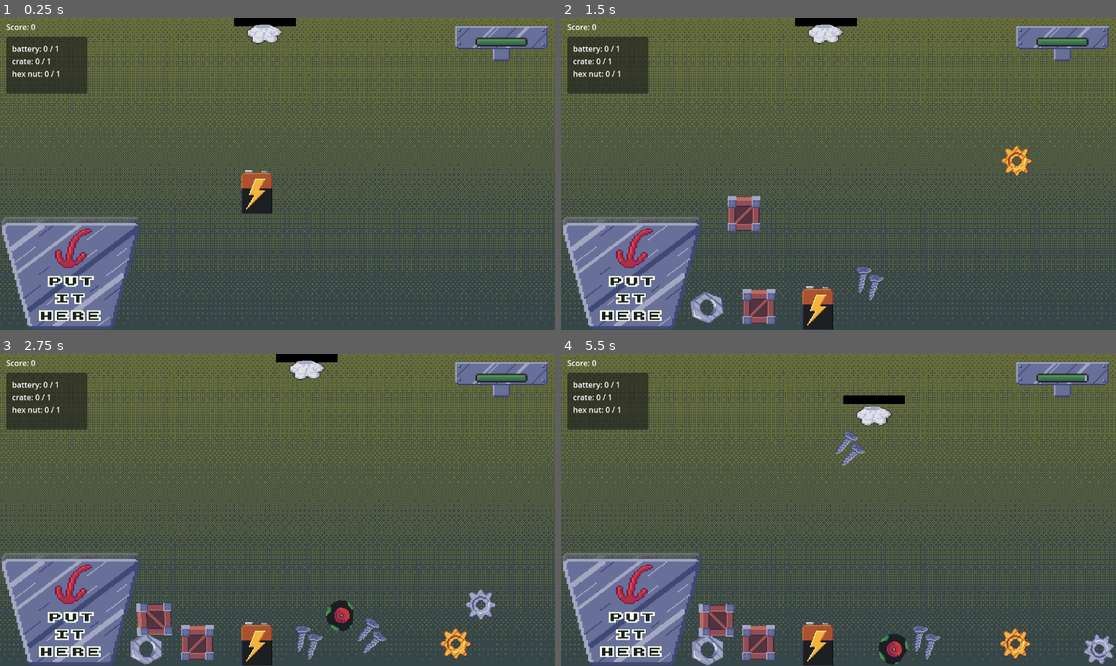
Above: before the commit, frames 1-4 (two rows, left to right).
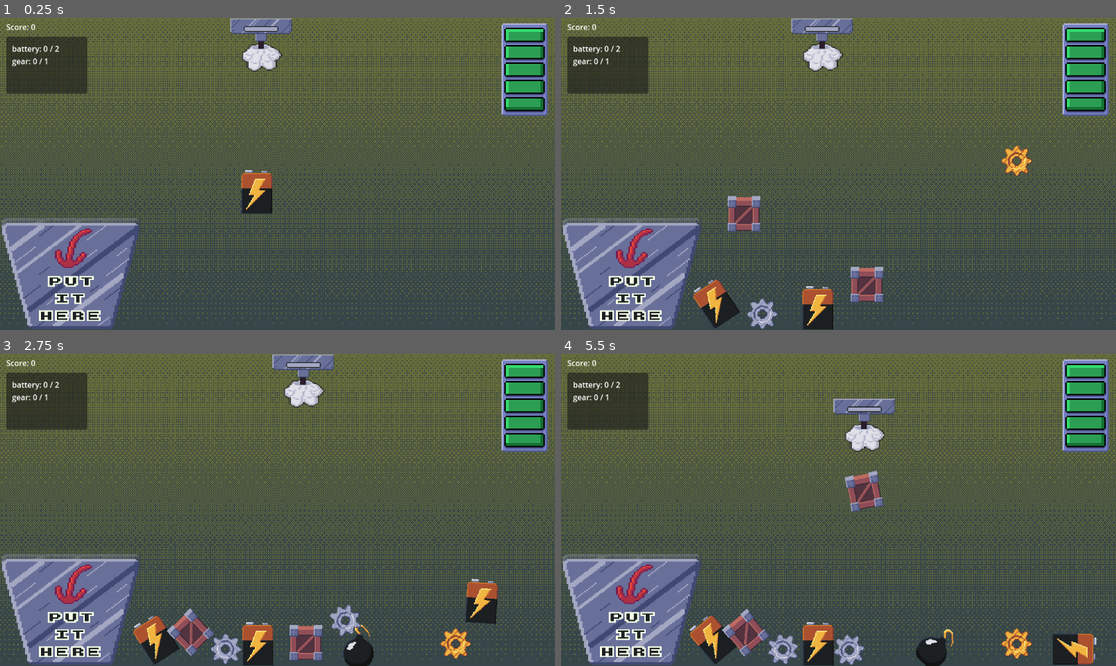
Above: after the commit, the same moments.

Repository: geuresti/mini_jam_214
Game: Godot game, scene res://Scenes/level.tscn
Same seed, same stepped clock (60 frames per second), same inputs: the game is played once before the commit and once after it. The engine's default icon, where the game draws it, is replaced by a stand-in: a white triangle on a blue panel in a dark square.
Inputs (mouse positions are in pixels of both pictures, inside the frame that each line leads up to):
- Up to frame 1 (0.25 s): no input
- Up to frame 2 (1.5 s): move the mouse to (960, 158) at 0.52 s; hold D (right) 0.53-1.28 s; tap Space (activate) at 0.6, 1.35 s; move the mouse to (727, 189) at 1.27 s; hold Down (ui_down) from 1.28 s (still down)
- Up to frame 3 (2.75 s): move the mouse to (333, 441) at 2.02 s; release Down (ui_down) at 2.03 s; hold D (right) from 2.03 s (still down); tap Space (activate) at 2.1 s
- Up to frame 4 (5.5 s): move the mouse to (810, 572) at 2.77 s; release D (right) at 2.78 s; hold Up (ui_up) 2.78-3.53 s; tap Space (activate) every 0.75 s from 2.85 to 5.1 s; move the mouse to (1005, 556) at 3.52 s; hold A (left) 3.53-5.03 s; move the mouse to (672, 463) at 4.27 s; move the mouse to (866, 510) at 5.02 s; hold Down (ui_down) from 5.03 s (still down)

The runs differ from the first frame. In frame 1, 4.6% of the frame differs, in the area x 0-99%, y 0-68%; in frame 2, 6.8%; in frame 3, 9.5%; in frame 4, 10%, in the area x 0-100%, y 1-100%.

Commit message:
Added Energy Bar
Added energy bar item. Updated player power bar texture. Fixed minor bugs.

Diff:
--- a/Scenes/HUD.tscn
+++ b/Scenes/HUD.tscn
@@ -1,9 +1,8 @@
-[gd_scene load_steps=5 format=3 uid="uid://b58bvdfgl50jo"]
+[gd_scene load_steps=4 format=3 uid="uid://b58bvdfgl50jo"]
 
 [ext_resource type="Script" uid="uid://4iifj00xcf60" path="res://Scripts/hud.gd" id="1_sd512"]
-[ext_resource type="Texture2D" uid="uid://dvjsi1ttmpuag" path="res://Assets/under_bar.png" id="2_s3jbq"]
-[ext_resource type="Texture2D" uid="uid://bed7bu1anui0f" path="res://Assets/base_bar.png" id="3_c3eba"]
-[ext_resource type="Texture2D" uid="uid://b7xn76swgdgji" path="res://Assets/progress_bar.png" id="4_g8s2e"]
+[ext_resource type="Texture2D" uid="uid://cllgm38457004" path="res://Assets/energy_bar_over.png" id="2_psnte"]
+[ext_resource type="Texture2D" uid="uid://11aohr8cvjwb" path="res://Assets/energy_bar_progress.png" id="3_s3jbq"]
 
 [node name="HUD" type="Control"]
 layout_mode = 3
@@ -28,19 +27,19 @@
 [node name="EnergyBar" type="TextureProgressBar" parent="."]
 layout_mode = 1
 anchors_preset = -1
-anchor_left = 0.82
-anchor_top = 0.026
+anchor_left = 0.904
+anchor_top = 0.017
 anchor_right = 0.987
-anchor_bottom = 0.137
-offset_left = 0.359985
-offset_top = 0.152
-offset_right = -128.024
-offset_bottom = -47.776
+anchor_bottom = 0.313
+offset_left = -0.408081
+offset_top = -0.0160007
+offset_right = -64.024
+offset_bottom = -127.824
 scale = Vector2(3, 3)
-value = 77.0
-texture_under = ExtResource("2_s3jbq")
-texture_over = ExtResource("3_c3eba")
-texture_progress = ExtResource("4_g8s2e")
+value = 35.0
+fill_mode = 3
+texture_over = ExtResource("2_psnte")
+texture_progress = ExtResource("3_s3jbq")
 
 [node name="Level_Requirements" type="Panel" parent="."]
 layout_mode = 1
--- /dev/null
+++ b/Scenes/Items/energy_bar.tscn
@@ -0,0 +1,24 @@
+[gd_scene load_steps=3 format=3 uid="uid://dly38gbti6b7f"]
+
+[ext_resource type="PackedScene" uid="uid://dnbrkwt8mctmj" path="res://Scenes/Items/item.tscn" id="1_wk7tf"]
+[ext_resource type="Texture2D" uid="uid://bmx4dxspimxu7" path="res://Assets/assets2.png" id="2_rtbej"]
+
+[node name="EnergyBarItem" instance=ExtResource("1_wk7tf")]
+energy = 15
+item_type = "energy bar"
+
+[node name="Sprite2D" parent="." index="0"]
+position = Vector2(2, 1)
+texture = ExtResource("2_rtbej")
+hframes = 4
+vframes = 7
+frame = 11
+
+[node name="GrabBox" parent="." index="1"]
+position = Vector2(2, 1)
+
+[node name="CollisionShape2D" parent="GrabBox" index="0"]
+position = Vector2(-2, -1.5)
+
+[node name="PhysicsCollisionShape" parent="." index="2"]
+position = Vector2(0, -0.5)
--- a/Scenes/bucket.tscn
+++ b/Scenes/bucket.tscn
@@ -15,13 +15,16 @@
 [sub_resource type="RectangleShape2D" id="RectangleShape2D_fl0yo"]
 size = Vector2(59, 34)
 
+[sub_resource type="RectangleShape2D" id="RectangleShape2D_7pcy1"]
+size = Vector2(100, 2)
+
 [node name="Bucket" type="Node2D"]
 script = ExtResource("1_b0qqc")
 
 [node name="BucketBG" type="Sprite2D" parent="."]
 self_modulate = Color(1, 1, 1, 0.32549)
-position = Vector2(48, -49.25)
-scale = Vector2(1.23077, 0.72561)
+position = Vector2(48, -48.75)
+scale = Vector2(1.23077, 0.713415)
 texture = ExtResource("2_dco0c")
 
 [node name="Bucket" type="Sprite2D" parent="."]
@@ -57,5 +60,12 @@
 position = Vector2(47.5, -19)
 shape = SubResource("RectangleShape2D_fl0yo")
 
+[node name="ClawBoundary" type="Area2D" parent="." groups=["Structure"]]
+
+[node name="CollisionShape2D" type="CollisionShape2D" parent="ClawBoundary"]
+position = Vector2(48, -77)
+shape = SubResource("RectangleShape2D_7pcy1")
+debug_color = Color(0.813539, 0.00203189, 0.979641, 0.42)
+
 [connection signal="area_entered" from="ScoreZone" to="." method="_on_score_zone_area_entered"]
 [connection signal="area_exited" from="ScoreZone" to="." method="_on_score_zone_area_exited"]
--- a/Scenes/claw.tscn
+++ b/Scenes/claw.tscn
@@ -1,15 +1,15 @@
-[gd_scene load_steps=7 format=3 uid="uid://ufh13opu64v3"]
+[gd_scene load_steps=8 format=3 uid="uid://ufh13opu64v3"]
 
 [ext_resource type="Script" uid="uid://qpn4ieka7pbk" path="res://Scripts/claw.gd" id="1_8412e"]
 [ext_resource type="Texture2D" uid="uid://dsrqbrefj0lsu" path="res://Assets/open_hand.png" id="2_8412e"]
-
-[sub_resource type="CanvasTexture" id="CanvasTexture_p07vi"]
+[ext_resource type="Texture2D" uid="uid://bmqni4nwujw31" path="res://Assets/neutral_bar.png" id="2_rnn4h"]
+[ext_resource type="Texture2D" uid="uid://de6n76ytuouhf" path="res://Assets/claw_cable.png" id="3_5xjfu"]
 
 [sub_resource type="RectangleShape2D" id="RectangleShape2D_p07vi"]
 size = Vector2(8, 8)
 
 [sub_resource type="RectangleShape2D" id="RectangleShape2D_8412e"]
-size = Vector2(128, 32)
+size = Vector2(120, 32)
 
 [sub_resource type="RectangleShape2D" id="RectangleShape2D_rnn4h"]
 
@@ -17,30 +17,28 @@
 z_index = 100
 script = ExtResource("1_8412e")
 
-[node name="Sprite2D" type="Sprite2D" parent="."]
-modulate = Color(0, 0, 0, 1)
-position = Vector2(0, -39)
-scale = Vector2(128, 18)
-texture = SubResource("CanvasTexture_p07vi")
-
 [node name="CollisionShape2D" type="CollisionShape2D" parent="."]
-position = Vector2(0, -52)
+position = Vector2(0, -50)
 shape = SubResource("RectangleShape2D_p07vi")
 
+[node name="ClawBodySprite" type="Sprite2D" parent="."]
+position = Vector2(0, -57)
+scale = Vector2(2, 2)
+texture = ExtResource("2_rnn4h")
+
 [node name="ClawPart" type="StaticBody2D" parent="."]
-position = Vector2(0, -8)
 scale = Vector2(0.5, 0.25)
 
 [node name="ClawSprite" type="Sprite2D" parent="ClawPart"]
-position = Vector2(0, -24)
-scale = Vector2(5, 5)
+position = Vector2(4, 0)
+scale = Vector2(5.6, 7)
 texture = ExtResource("2_8412e")
 
 [node name="ClawHitBox" type="Area2D" parent="ClawPart" groups=["Claw"]]
-position = Vector2(0, -8)
+position = Vector2(0, 34)
 
 [node name="CollisionShape2D" type="CollisionShape2D" parent="ClawPart/ClawHitBox"]
-position = Vector2(0, 48)
+position = Vector2(0, 8)
 shape = SubResource("RectangleShape2D_8412e")
 
 [node name="ClawCollisionShape" type="CollisionShape2D" parent="ClawPart"]
@@ -48,8 +46,15 @@
 shape = SubResource("RectangleShape2D_rnn4h")
 
 [node name="PinJoint2D" type="PinJoint2D" parent="ClawPart/ClawCollisionShape"]
-position = Vector2(0, 224)
+position = Vector2(0, 60)
 scale = Vector2(2, 4)
 node_a = NodePath("../../..")
 
+[node name="Cable" type="Line2D" parent="."]
+position = Vector2(0, 2)
+points = PackedVector2Array(0, -36, 0, -28)
+width = 12.0
+texture = ExtResource("3_5xjfu")
+texture_mode = 1
+
 [connection signal="area_entered" from="ClawPart/ClawHitBox" to="." method="_on_claw_hit_box_area_entered"]
--- a/Scenes/level.tscn
+++ b/Scenes/level.tscn
@@ -24,12 +24,12 @@
 offset_bottom = 653.0
 texture = ExtResource("2_wqkje")
 
-[node name="Claw" parent="." instance=ExtResource("1_tumq0")]
-position = Vector2(550, 47)
-
 [node name="HUD_Container" type="CanvasLayer" parent="."]
 
 [node name="HUD" parent="HUD_Container" instance=ExtResource("1_wqkje")]
+
+[node name="Claw" parent="." instance=ExtResource("1_tumq0")]
+position = Vector2(542, 82)
 
 [node name="ItemSpawnArea" type="Area2D" parent="."]
 position = Vector2(725, 307)
--- a/Scripts/claw.gd
+++ b/Scripts/claw.gd
@@ -8,6 +8,13 @@
 @onready var claw_sprite = $ClawPart/ClawSprite
 @onready var open_hand_texture = preload("res://Assets/open_hand.png")
 @onready var closed_hand_texture = preload("res://Assets/closed_hand.png")
+
+@onready var claw_body_sprite = $ClawBodySprite
+@onready var default_grab_texture = preload("res://Assets/neutral_bar.png")
+@onready var missed_grab_texture = preload("res://Assets/frown_bar.png")
+@onready var successful_grab_texture = preload("res://Assets/smile_bar.png")
+
+@onready var cable = $Cable
 
 # These bools help gate player input and track logic during a grab
 var is_grabbing = false
@@ -24,8 +31,15 @@
 	Globals.PIN_JOINT = pin_joint
 	Globals.CLAW = claw_part
 	claw_sprite.texture = open_hand_texture
+	claw_body_sprite.texture = default_grab_texture
 
 func _physics_process(_delta: float) -> void:
+	# Small offset to accomodate sprite position
+	cable.set_point_position(1, to_local(
+		Vector2(claw_sprite.global_position.x - 2,
+		claw_sprite.global_position.y - 20))
+	)
+
 	# If the claw is grabbing or releasing, disable the hit box
 	# this prevents items from getting stuck floating in the air
 	if holding_item or is_releasing:
@@ -84,6 +98,14 @@
 # Retract the claw and attach the grabbed item
 func retract_claw() -> bool:
 	is_retracting = true
+
+	# Update the texture for a missed grab
+	if not holding_item:
+		claw_body_sprite.texture = missed_grab_texture
+	# Update texture for successful grab
+	else:
+		claw_body_sprite.texture = successful_grab_texture
+
 	while claw_part.position.y > 0:
 		claw_part.position.y -= CLAW_GRAB_SPEED
 		await get_tree().process_frame
@@ -94,6 +116,7 @@
 		Globals.grabbed_item.connect_to_joint()
 
 	is_retracting = false
+	claw_body_sprite.texture = default_grab_texture
 	return true
 
 # An area overlapped with the claw's hitbox (either an Item or a Strcture)
--- a/Scripts/globals.gd
+++ b/Scripts/globals.gd
@@ -17,7 +17,15 @@
 
 var HUD
 var level = 1
-var required_level_items = {}
+var required_level_items = {
+	"screw": 0,
+	"battery": 0,
+	"gear": 0,
+	"crate": 0,
+	"golden gear": 0,
+	"hex nut": 0,
+	"wheel": 0
+}
 var current_captured_items = {
 	"screw": 0,
 	"battery": 0,
@@ -25,6 +33,7 @@
 	"bomb": 0,
 	"crate": 0,
 	"golden gear": 0,
+	"energy bar": 0,
 	"hex nut": 0,
 	"wheel": 0
 }
@@ -40,7 +49,7 @@
 	current_captured_items[item_type] += 1
 
 	# Update HUD to show new values
-	HUD.update_requirements_list(required_level_items)
+	HUD.update_requirements_list()
 
 	# Check if the level is complete
 	if check_if_level_complete():
--- a/Scripts/hud.gd
+++ b/Scripts/hud.gd
@@ -11,7 +11,7 @@
 	# Set Globals variables
 	Globals.HUD = self
 	Globals.score_label = score_label
-	Globals.energy = 77
+	Globals.energy = 100
 	energy_bar.value = Globals.energy
 
 # Update energy bar
@@ -21,10 +21,10 @@
 		energy_bar.value = Globals.energy
 
 # Update the label to read in the format "Item: 0/2"
-func update_requirements_list(requirements_dict) -> void:
+func update_requirements_list() -> void:
 	var requirements_text = ""
-	for key in requirements_dict:
-		var value = requirements_dict[key]
+	for key in Globals.required_level_items:
+		var value = Globals.required_level_items[key]
 		if value > 0:
 			requirements_text += str(key) + ": " + str(Globals.current_captured_items[key]) + " / " + str(value) + "\n"
 	requirements_label.text = requirements_text
--- a/Scripts/level.gd
+++ b/Scripts/level.gd
@@ -15,6 +15,7 @@
 	"golden gear": preload("res://Scenes/Items/golden_gear_item.tscn"),
 	"hex nut": preload("res://Scenes/Items/hex_nut_item.tscn"),
 	"wheel": preload("res://Scenes/Items/wheel_item.tscn"),
+	"energy bar": preload("res://Scenes/Items/energy_bar.tscn"),
 	"bomb": preload("res://Scenes/Items/bomb_item.tscn"),
 }
 
@@ -38,34 +39,20 @@
 
 # Generate a random set of required items to beat the level
 func generate_level_requirements() -> void:
-	# "Bomb" won't be picked as a required item
-	var required_items = {
-		"screw": 0,
-		"battery": 0,
-		"gear": 0,
-		"crate": 0,
-		"golden gear": 0,
-		"hex nut": 0,
-		"wheel": 0
-	}
-
 	var random_item
 
 	# Scale the required items by the level value
 	for i in (min_required_items + Globals.level):
 		random_item = preloaded_items.keys().pick_random()
-		# Avoid picking a bomb as a required item
-		while random_item == "bomb":
+		# Avoid picking a bomb / energy bar as a required item
+		while random_item == "bomb" or random_item == "energy bar":
 			random_item = preloaded_items.keys().pick_random()
 		# Increment the number required for the specific item
-		required_items[random_item] += 1
+		Globals.required_level_items[random_item] += 1
 		required_items_to_spawn.append(random_item)
 
-	# Update Globals var
-	Globals.required_level_items = required_items
-
 	# Tell HUD to update the requirements label
-	HUD.update_requirements_list(required_items)
+	HUD.update_requirements_list()
 
 # Spawn items random within the ItemSpawnAreaShape node
 func spawn_random_items():
Not shown, added: Assets/Sounds/ButtonClick_01.wav.import
Not shown, added: Assets/Sounds/ButtonClick_02.wav.import
Not shown, added: Assets/Sounds/ClawMoving_01.wav.import
Not shown, added: Assets/Sounds/ClawMoving_02 (need to cut it).wav.import
Not shown, added: Assets/Sounds/Fall_01.wav.import
Not shown, added: Assets/Sounds/Fall_02.mp3.import
Not shown, added: Assets/Sounds/Fall_03.wav.import
Not shown, added: Assets/Sounds/Fall_04.wav.import
Not shown, added: Assets/Sounds/Fall_Best.wav.import
Not shown, added: Assets/Sounds/Grab_01.wav.import
Not shown, added: Assets/Sounds/Grab_02.wav.import
Not shown, added: Assets/Sounds/Grab_03.wav.import
(and 34 more such lines)
